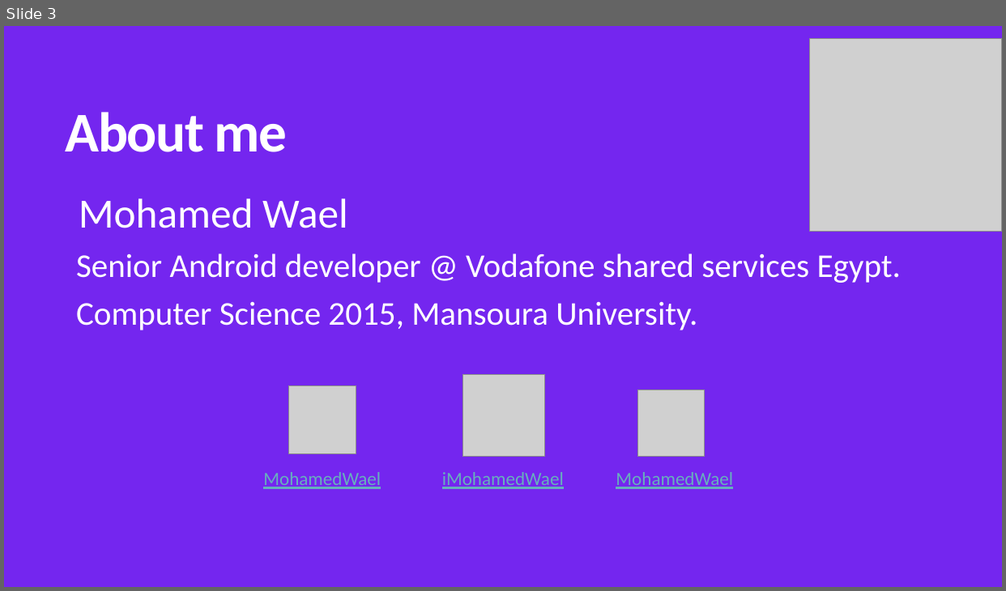
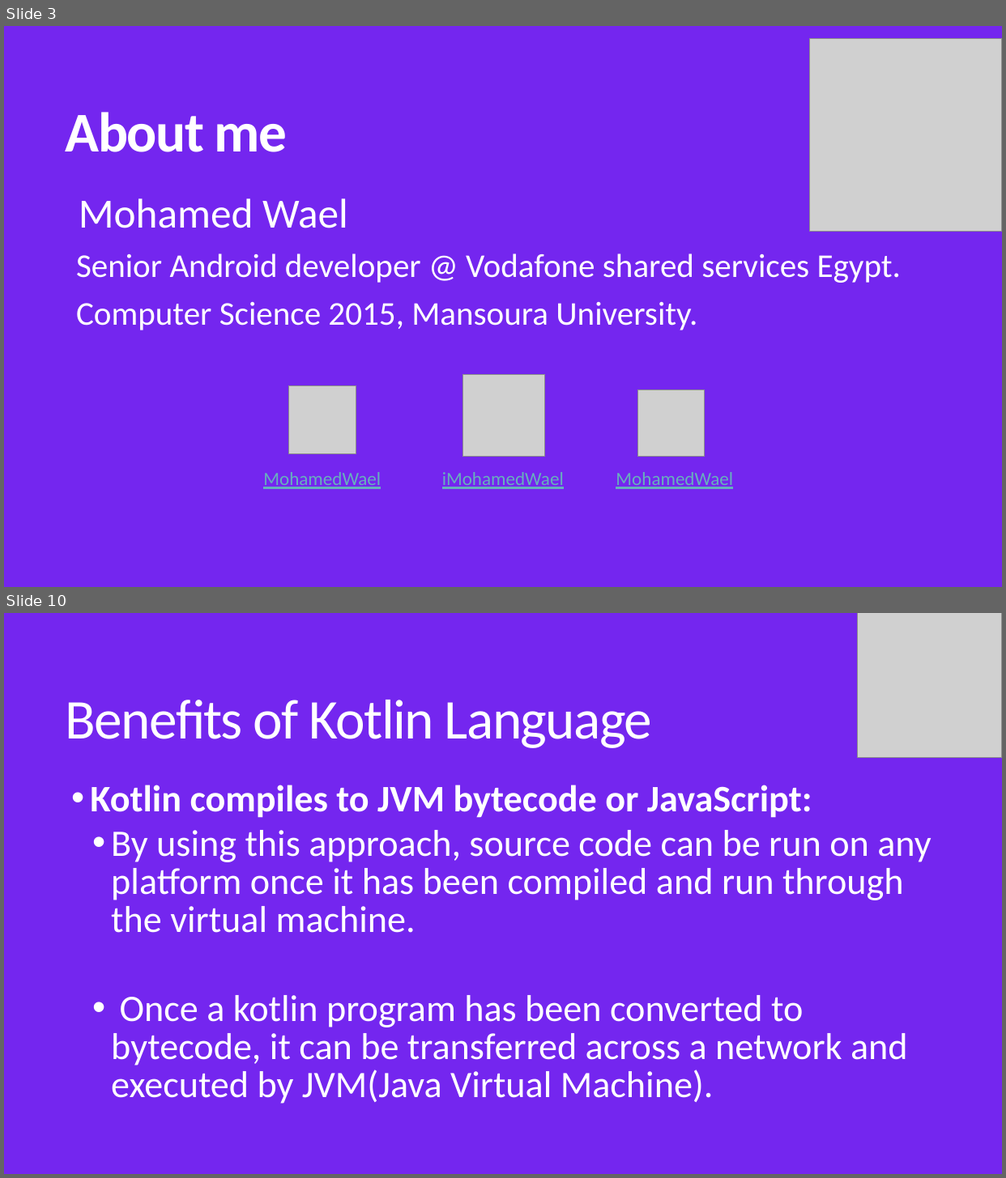
Before and after one commit to MohamedWael/Kotlin-crash-course, a slide deck: kotlin_intro.pptx. Shown one above the other, each under a label of ours: slide 3 before the commit, slides 3 and 10 after it; the slides between them are not shown. The pictures are 1006x591 and 1006x1178 pixels, drawn with LibreOffice and Linux fonts; fonts in the diff are those of the drawing; grey boxes stand for pictures. Boxes give left, top, right and bottom in pixels: in the first picture for what was removed or moved away, otherwise in the second. Text is boxed around its words. In the diff, an @@ line names an element or a change of style, - is before the commit and + after.

```diff
--- a/kotlin_intro.pptx
+++ b/kotlin_intro.pptx
@@ slide 10 added at bbox=[4, 613, 1002, 1174], background #7426EF @@
@@ picture added at bbox=[858, 613, 1002, 757] @@
@@ title added at bbox=[66, 700, 653, 748], 54 pt, text #FFFFFF @@
+Benefits of Kotlin Language
@@ text added at bbox=[90, 785, 931, 1104], 36 pt, text #FFFFFF @@
+• Kotlin compiles to JVM bytecode or JavaScript:
+  • By using this approach, source code can be run on any platform once it has been compiled and run through the virtual machine.
+  • Once a kotlin program has been converted to bytecode, it can be transferred across a network and executed by JVM(Java Virtual Machine).
```
Also in this commit, not shown: 2 slides changed, 17 other slides added, 1 slide removed, 4 other files.
